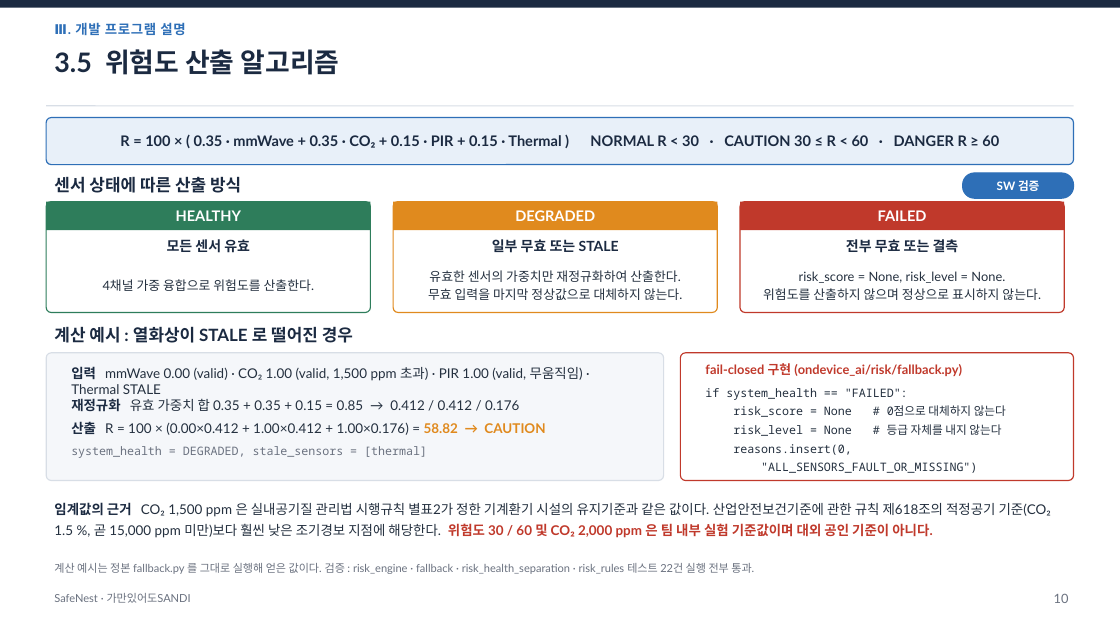
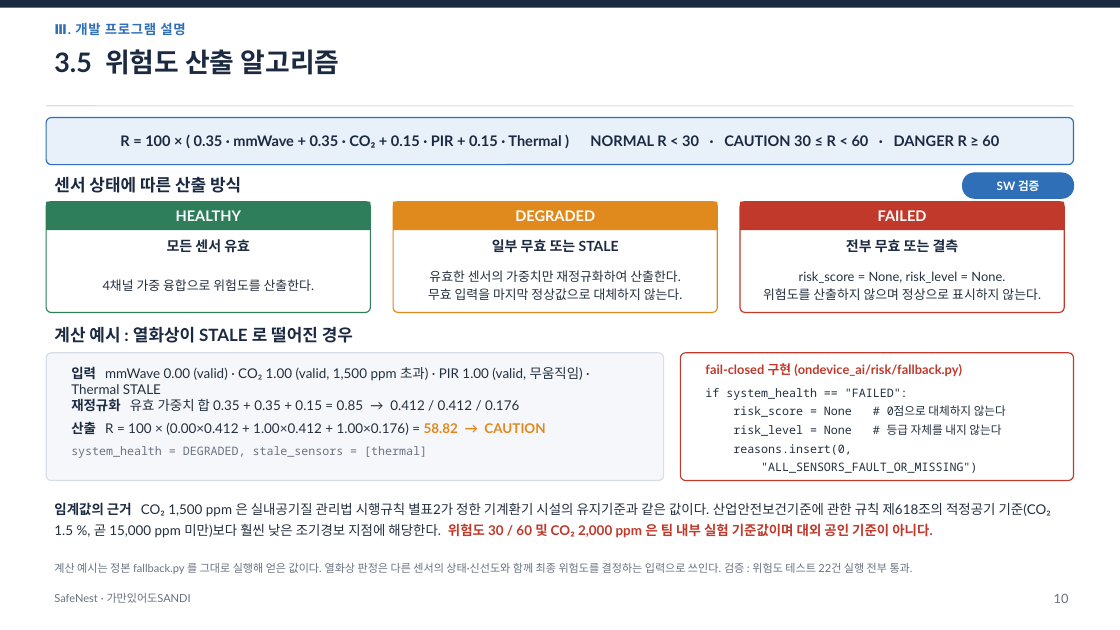
Before and after one commit to jinsu1011/safenest-embedded-competition, a slide deck: slide 11 of final-report/2026ESWContest_자유공모_가만있어도SANDI_개발완료보고서.pptx. Drawn at 1120x630 pixels with LibreOffice and Linux fonts; fonts in the diff are those of the drawing. Boxes give left, top, right and bottom in pixels: in the first picture for what was removed or moved away, otherwise in the second. Text is boxed around its words. In the diff, an @@ line names an element or a change of style, - is before the commit and + after.

```diff
--- a/final-report/2026ESWContest_자유공모_가만있어도SANDI_개발완료보고서.pptx
+++ b/final-report/2026ESWContest_자유공모_가만있어도SANDI_개발완료보고서.pptx
@@ text at [54, 563, 913, 574]: text changed @@
-계산 예시는 정본 fallback.py 를 그대로 실행해 얻은 값이다. 검증 : risk_engine · fallback · risk_health_separation · risk_rules 테스트 22건 실행 전부 통과.
+계산 예시는 정본 fallback.py 를 그대로 실행해 얻은 값이다. 열화상 판정은 다른 센서의 상태·신선도와 함께 최종 위험도를 결정하는 입력으로 쓰인다. 검증 : 위험도 테스트 22건 실행 전부 통과.
```
Also in this commit, not shown: 19 other slides changed, 28 other files.
